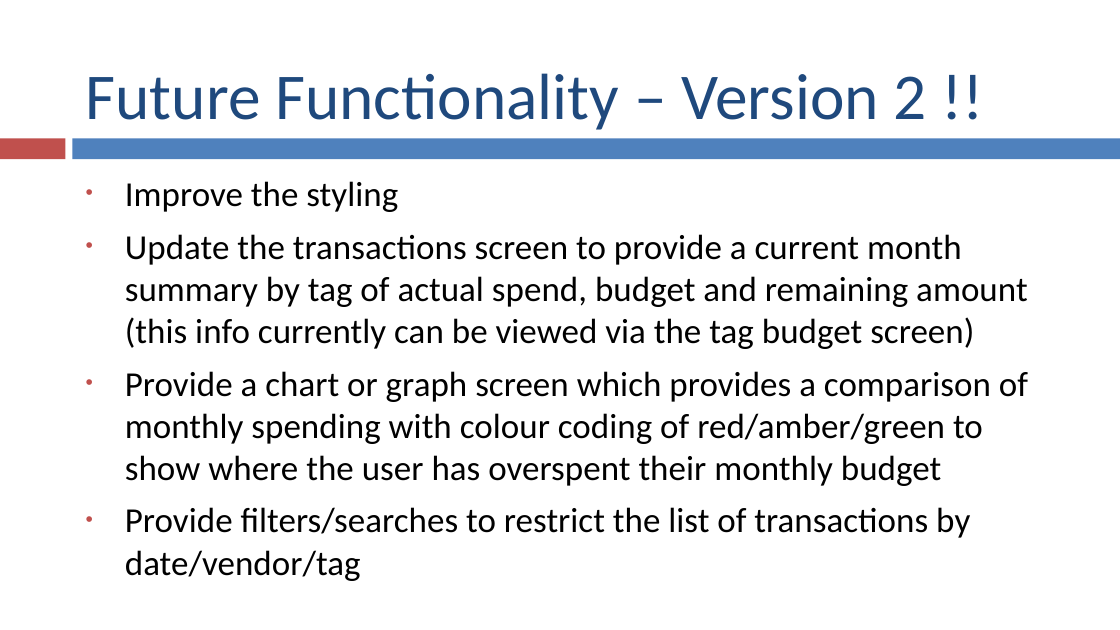
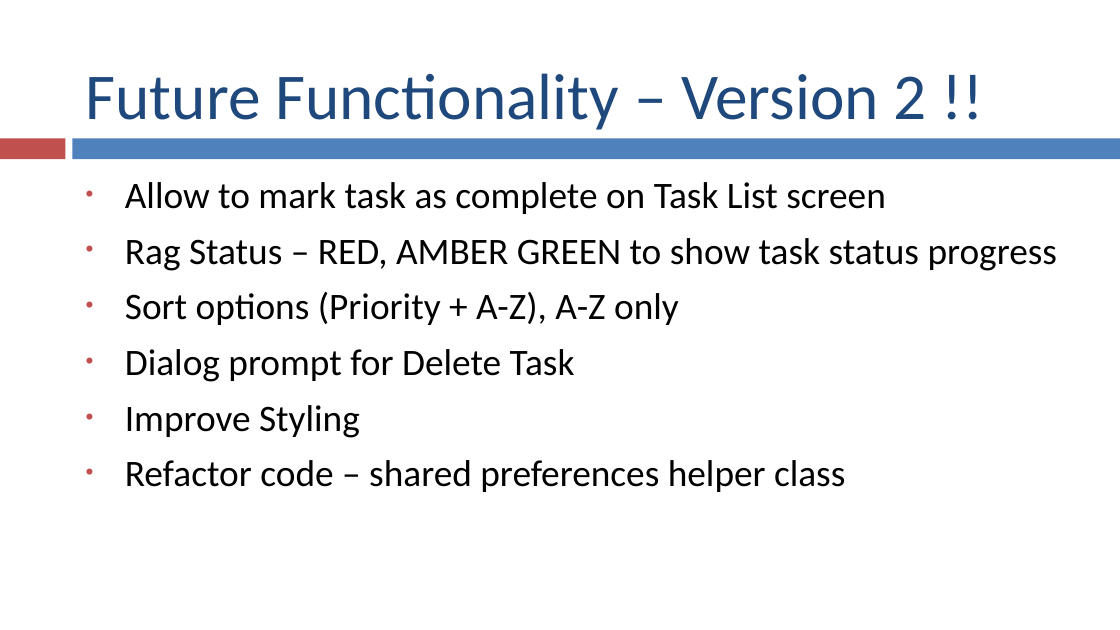
Before and after one commit to olgamaunsell/ICanDoItList-Java-Android-App, a slide deck: slide 10 of I Can Do It List Presentation.pptx (slide 8 before the commit). Drawn at 1120x630 pixels with LibreOffice and Linux fonts; fonts in the diff are those of the drawing. Boxes give left, top, right and bottom in pixels: in the first picture for what was removed or moved away, otherwise in the second. Text is boxed around its words. In the diff, an @@ line names an element or a change of style, - is before the commit and + after.

```diff
--- a/I Can Do It List Presentation.pptx
+++ b/I Can Do It List Presentation.pptx
@@ text at (x1=125, y1=182, x2=1058, y2=492): text changed; size 22.5 to 24 pt @@
-• Improve the styling
-• Update the transactions screen to provide a current month summary by tag of actual spend, budget and remaining amount (this info currently can be viewed via the tag budget screen)
-• Provide a chart or graph screen which provides a comparison of monthly spending with colour coding of red/amber/green to show where the user has overspent their monthly budget
-• Provide filters/searches to restrict the list of transactions by date/vendor/tag
+• Allow to mark task as complete on Task List screen
+• Rag Status – RED, AMBER GREEN to show task status progress
+• Sort options (Priority + A-Z), A-Z only
+• Dialog prompt for Delete Task
+• Improve Styling
+• Refactor code – shared preferences helper class
```
Also in this commit, not shown: 5 other slides changed, 5 slides added, 3 slides removed, 3 other files.
